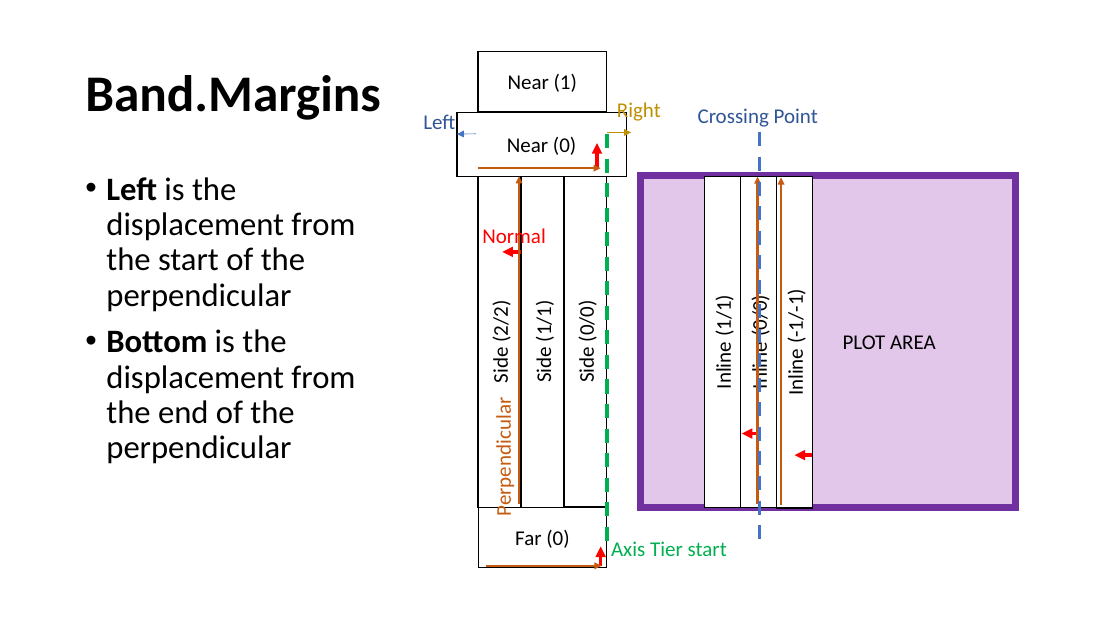
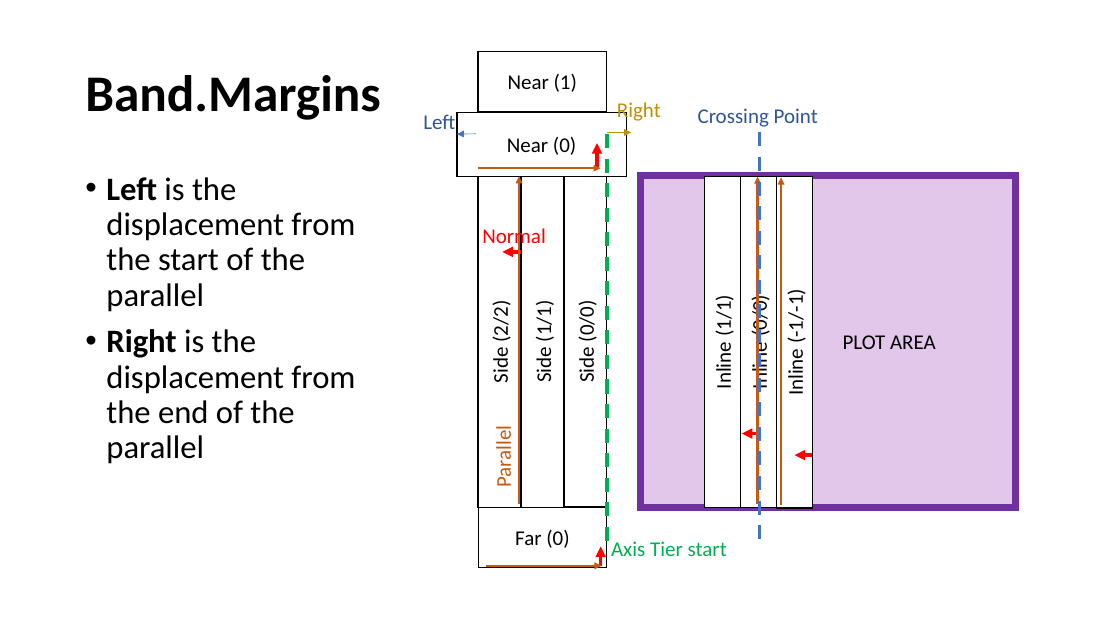
Before and after one commit to VisualMelon/oxyplot, a slide deck: slide 16 of Source/OxyPlot/Axes/ComposableAxis/Composable Axis.pptx. Drawn at 1120x630 pixels with LibreOffice and Linux fonts; fonts in the diff are those of the drawing. Boxes give left, top, right and bottom in pixels: in the first picture for what was removed or moved away, otherwise in the second. Text is boxed around its words. In the diff, an @@ line names an element or a change of style, - is before the commit and + after.

```diff
--- a/Source/OxyPlot/Axes/ComposableAxis/Composable Axis.pptx
+++ b/Source/OxyPlot/Axes/ComposableAxis/Composable Axis.pptx
@@ text at bbox=[106, 177, 355, 464]: text changed @@
-• Left is the displacement from the start of the perpendicular
-• Bottom is the displacement from the end of the perpendicular
+• Left is the displacement from the start of the parallel
+• Right is the displacement from the end of the parallel
@@ text at bbox=[491, 431, 517, 485]: text changed @@
-Perpendicular
+Parallel
```
Also in this commit, not shown: 5 other slides changed, 6 other files.
